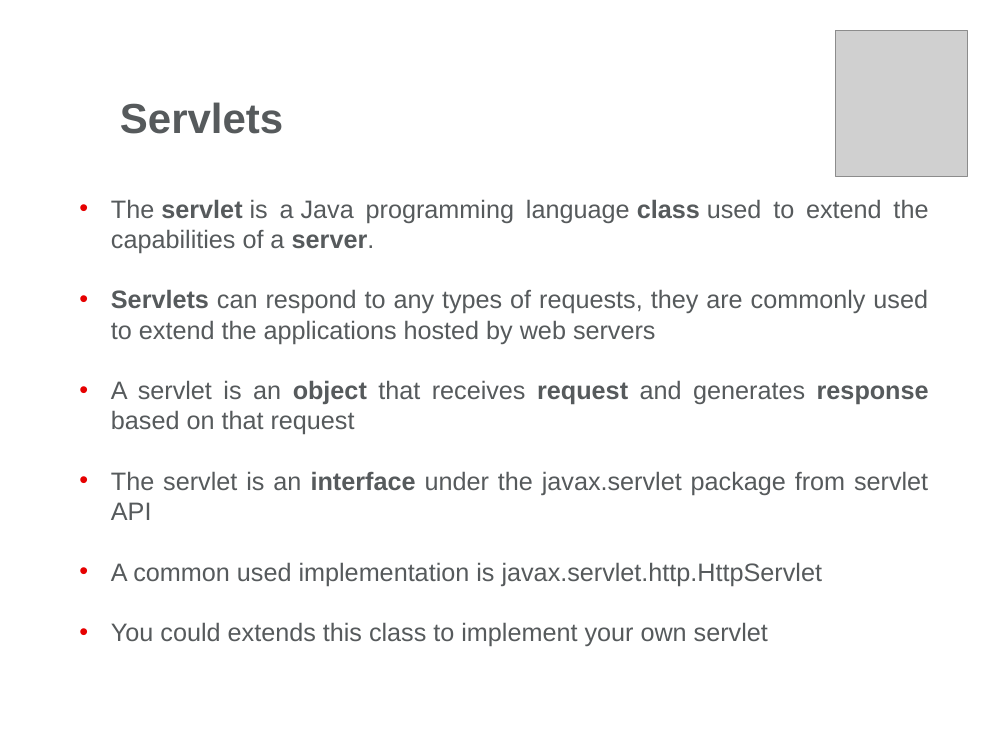
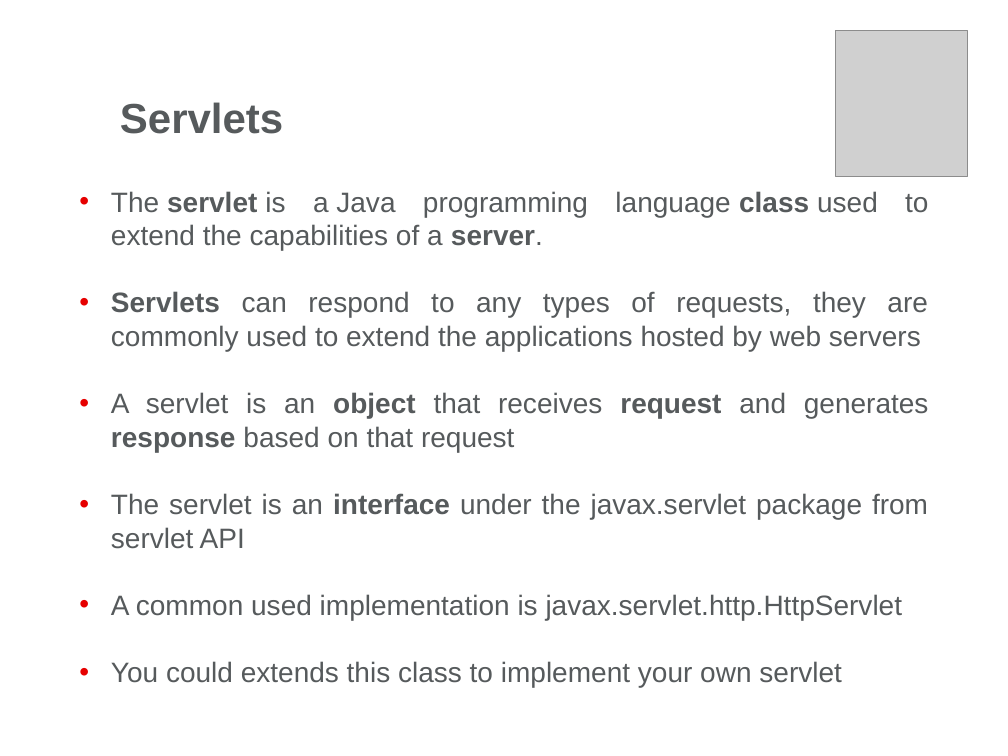
Before and after one commit to milanblank/JavaDocs, a slide deck: slide 30 of Servlets/Day1/Docs/Web Presentation-Part1.pptx. Drawn at 1008x756 pixels with LibreOffice and Linux fonts; fonts in the diff are those of the drawing; grey boxes stand for pictures; background and template pictures are left out. Boxes give left, top, right and bottom in pixels: in the first picture for what was removed or moved away, otherwise in the second. Text is boxed around its words. In the diff, an @@ line names an element or a change of style, - is before the commit and + after.

Commit message:
Java Servlets Day 1 workshops completed

```diff
--- a/Servlets/Day1/Docs/Web Presentation-Part1.pptx
+++ b/Servlets/Day1/Docs/Web Presentation-Part1.pptx
@@ text "The servlet is a Java ...": place and size @@
-text "The servlet is a Java ..." at box(111, 199, 929, 646)
+text "The servlet is a Java ..." at box(111, 191, 929, 687)
@@ text "The servlet is a Java ..." at box(111, 191, 929, 687): size 18 to 20 pt @@
```
Also in this commit, not shown: 15 other slides changed, 17 other files.
